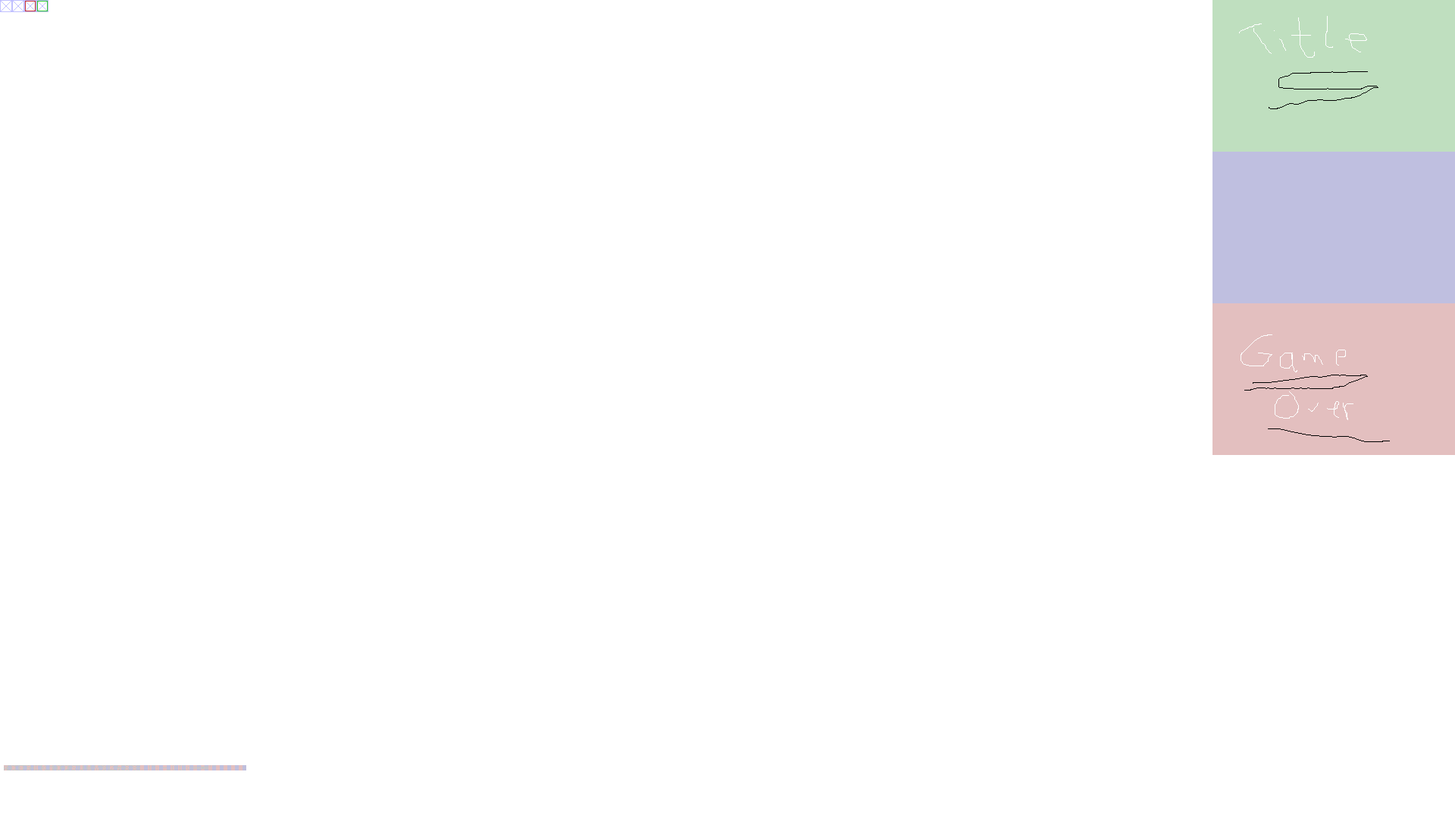
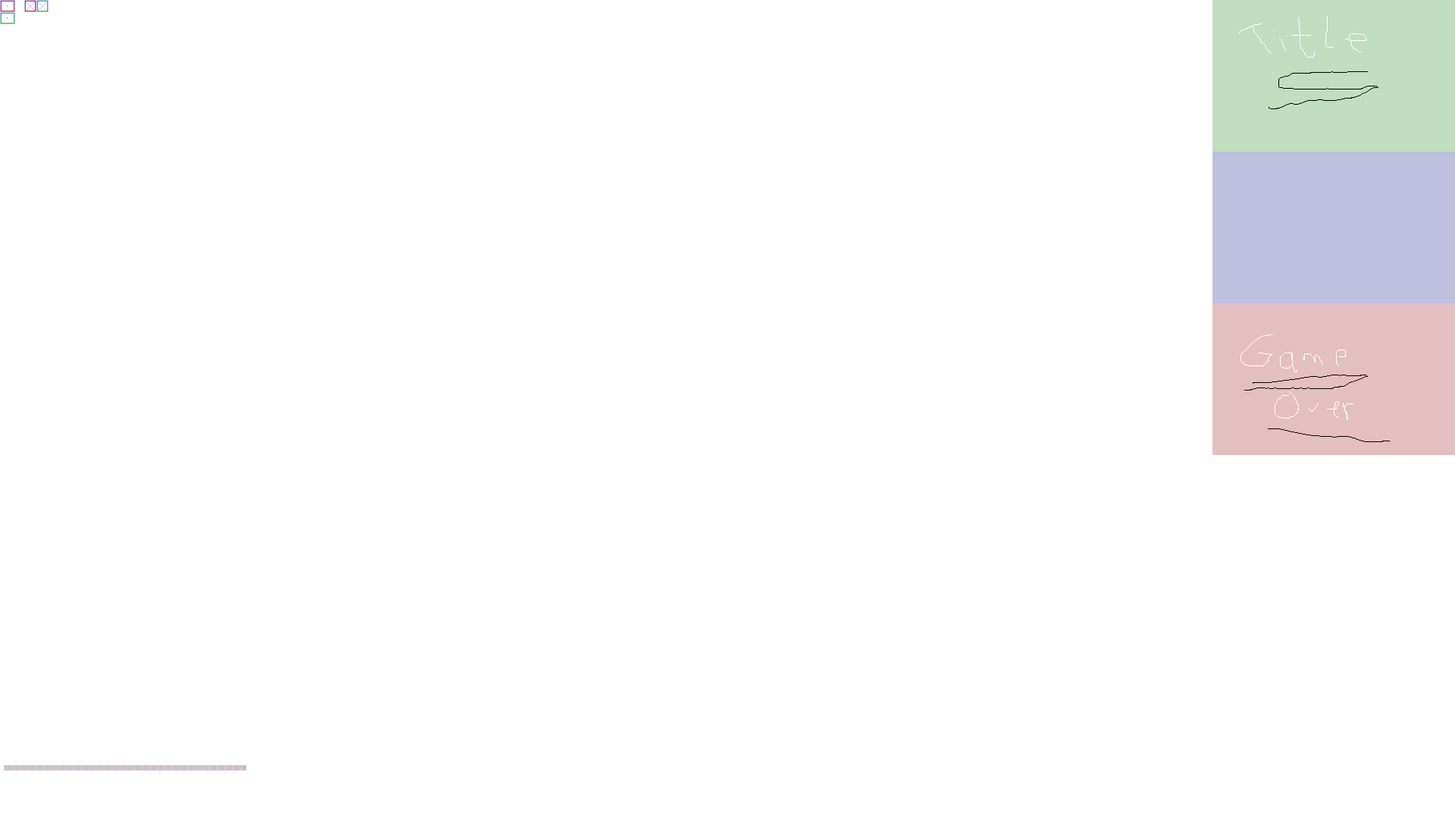
Layer changes from the first 1455x819 image to the second:
painted on "pizzagrid" over box(0, 0, 15, 24)
painted on "helpers" over box(0, 0, 25, 25)
